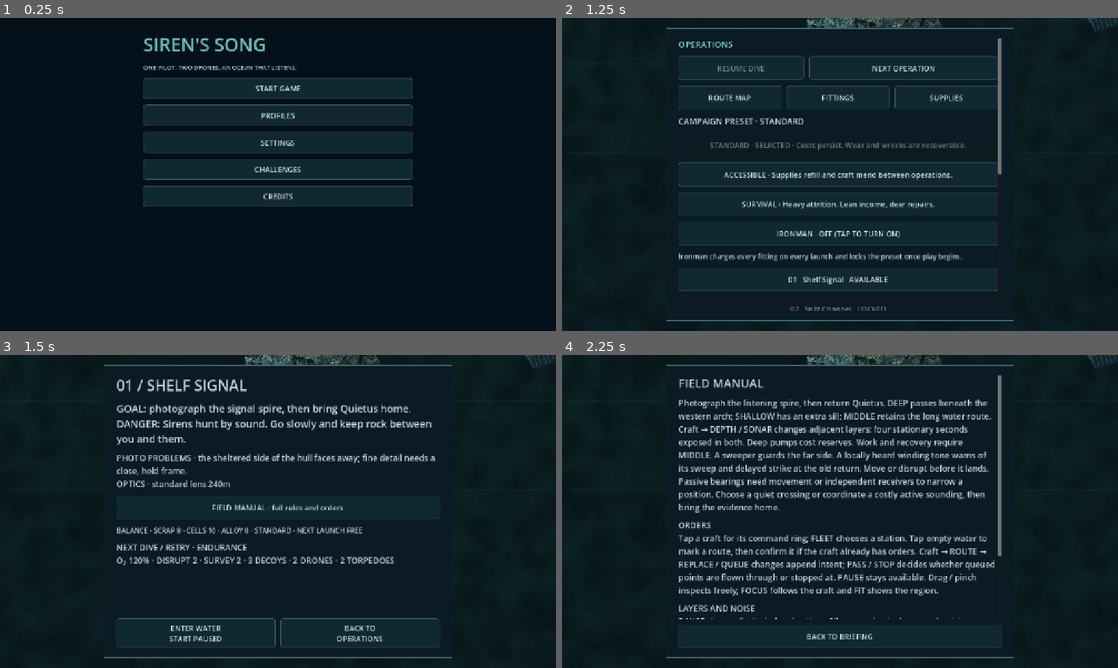
Above: before the commit, frames 1-4 (two rows, left to right).
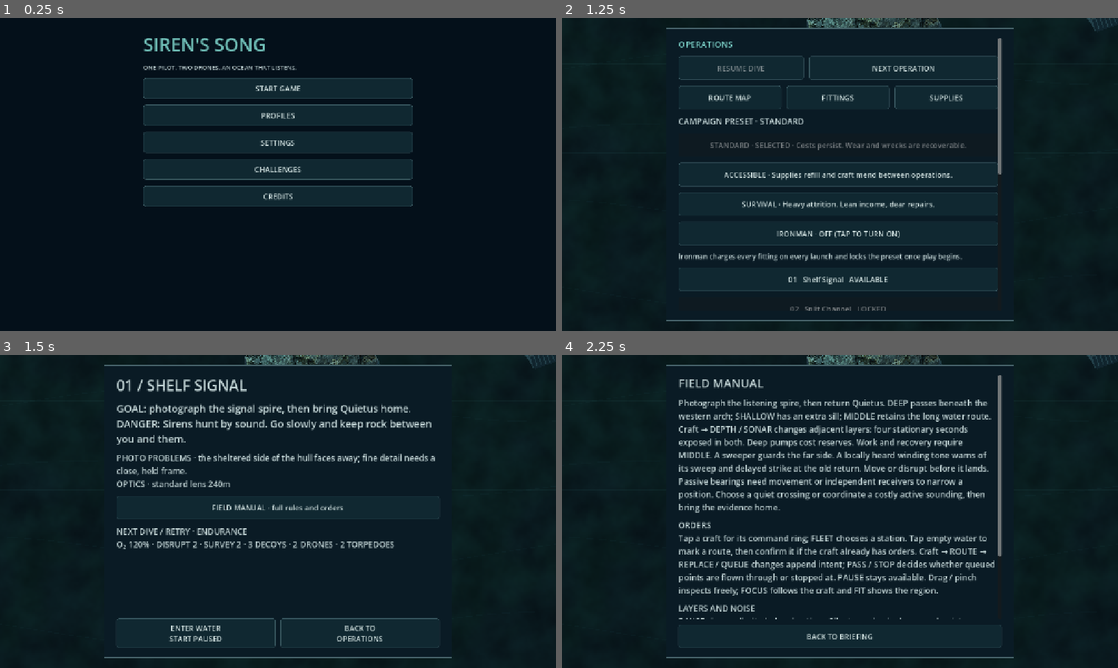
Above: after the commit, the same moments.

Repository: pemunson90-cmd/Siren-s-Song
Game: Godot game, scene res://scenes/main.tscn
The game is run twice, just before and just after one commit, with the same random seed, the same clock (stepped at 60 frames per second) and the same inputs. Sound files missing from this copy of the repository are replaced by a short silence.
Inputs:
- Up to frame 1 (0.25 s): no input
- Up to frame 2 (1.25 s): click "START GAME" at 0.5 s
- Up to frame 3 (1.5 s): click "NEXT OPERATION" at 1.25 s
- Up to frame 4 (2.25 s): click "FIELD MANUAL · full rules and…" at 2 s

Frames 1-2 are identical in both runs. In frame 3, 2.1% of the frame differs, in the area x 21-71%, y 54-68%; in frame 4, nothing differs.

Commit message:
Keep opening briefing text unchanged
Co-Authored-By: Claude Opus 5.5 <noreply@anthropic.com>

Diff:
--- a/game/src/presentation/flow/campaign_flow.gd
+++ b/game/src/presentation/flow/campaign_flow.gd
@@ -94,7 +94,7 @@
 		manual_control=host._button(host.panel_box,"FIELD MANUAL · full rules and orders",func(): host._reference(index),"manual")
 	var stock=host._loadout_stock(host.upgrade)
 	var fit_start=host.panel_box.get_child_count()
-	if not EconomyPanel.briefing_line(host).is_empty():host._menu_text(EconomyPanel.briefing_line(host),14)
+	if not host._campaign_pristine() and not EconomyPanel.briefing_line(host).is_empty():host._menu_text(EconomyPanel.briefing_line(host),14)
 	host._menu_text("NEXT DIVE / RETRY · %s\nO₂ %d%% · DISRUPT %d · SURVEY %d · 3 DECOYS · 2 DRONES · 2 TORPEDOES"%[host.upgrade.to_upper(),stock[0],stock[1],stock[2]],17)
 	# Frames open after the first dive; recovered fittings appear once earned. A toggle folds them away.
 	if not compact:fit_start=host.panel_box.get_child_count()
